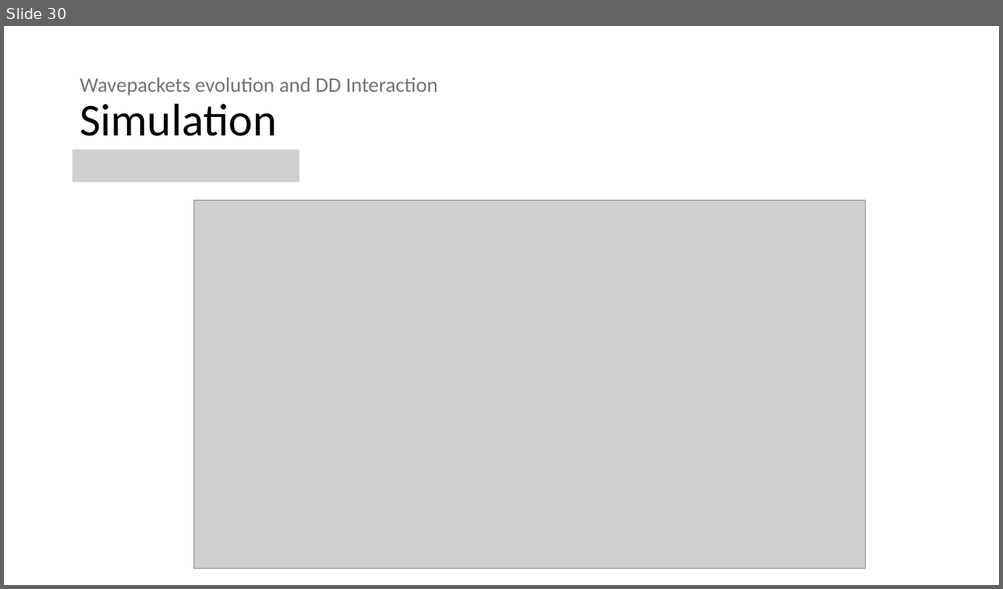
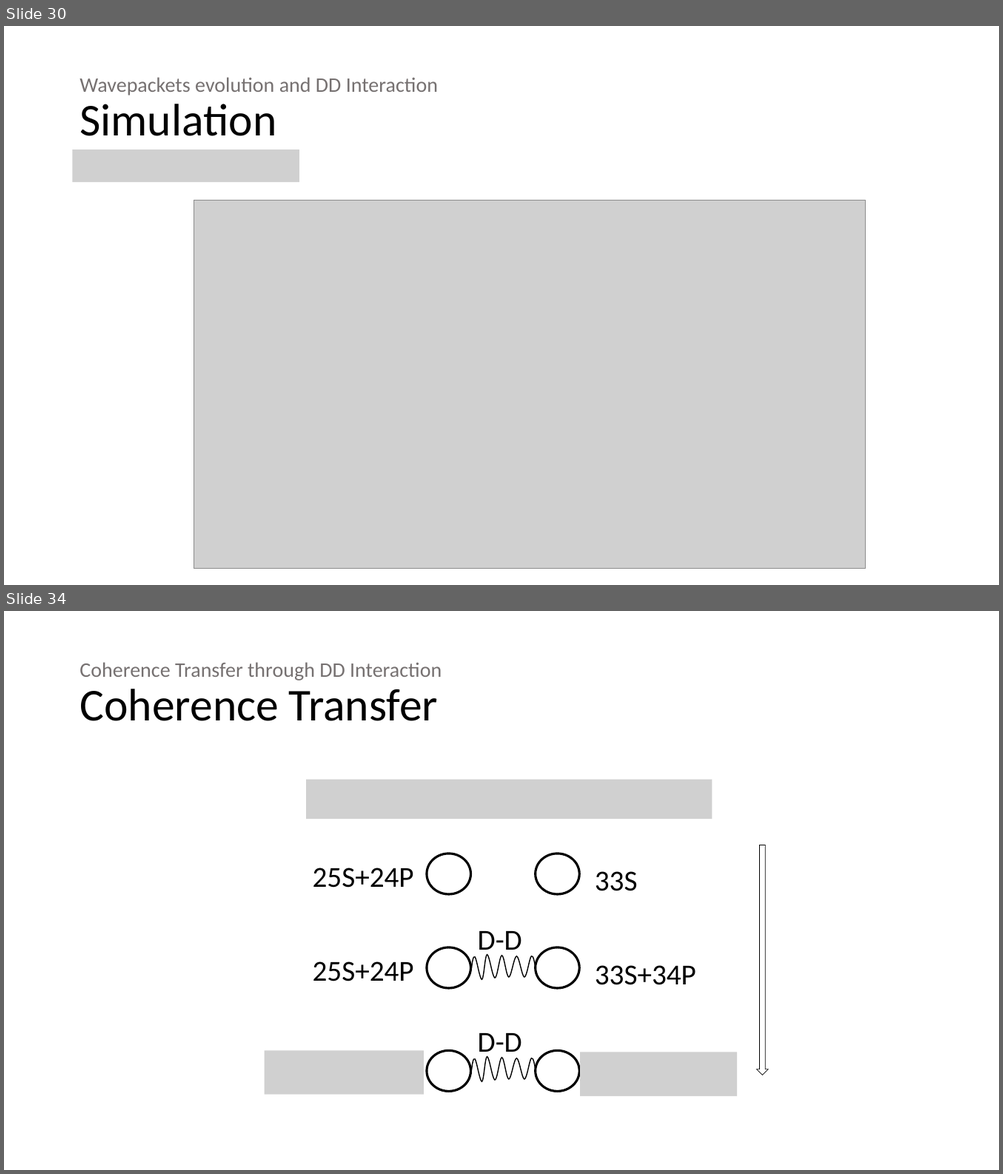
Before and after one commit to 545zhou/PHD-thesis, a slide deck: Presentation1.pptx. Shown one above the other, each under a label of ours: slide 30 before the commit, slides 30 and 34 after it; the slides between them are not shown. The pictures are 1003x589 and 1003x1174 pixels, drawn with LibreOffice and Linux fonts; fonts in the diff are those of the drawing; grey boxes stand for pictures. Boxes give left, top, right and bottom in pixels: in the first picture for what was removed or moved away, otherwise in the second. Text is boxed around its words. In the diff, an @@ line names an element or a change of style, - is before the commit and + after.

```diff
--- a/Presentation1.pptx
+++ b/Presentation1.pptx
@@ slide 34 added at (x1=4, y1=611, x2=999, y2=1170), background #FFFFFF @@
@@ title added at (x1=79, y1=662, x2=441, y2=721), 20 pt, text #767171 @@
+Coherence Transfer through DD Interaction
+Coherence Transfer
@@ picture added at (x1=306, y1=780, x2=712, y2=819) @@
@@ group added at (x1=264, y1=846, x2=768, y2=1096): 6 ellipses, 6 texts, 2 pictures, 2 freeform shapes, 1 down arrow @@
+25S+24P
+33S
+25S+24P
+33S+34P
+D-D
+D-D
```
Also in this commit, not shown: 2 slides changed, 8 other slides added, 1 slide removed.
